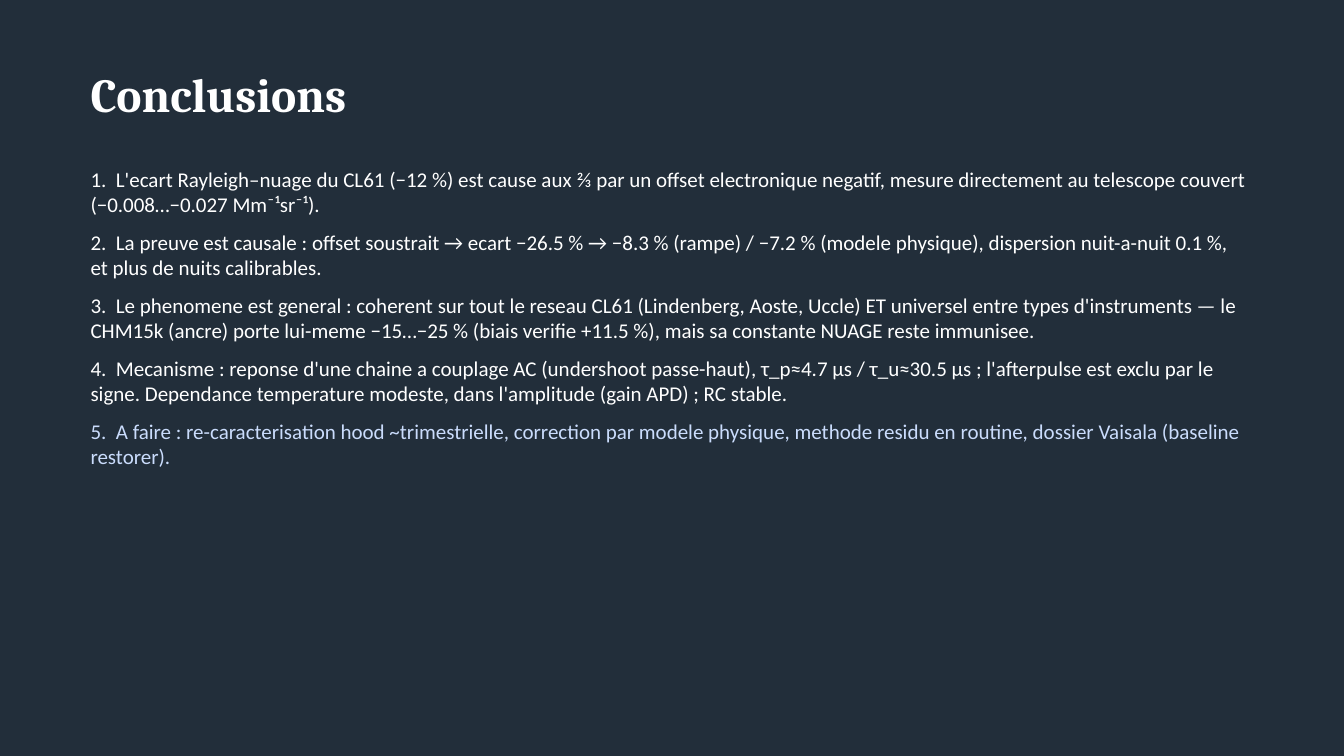
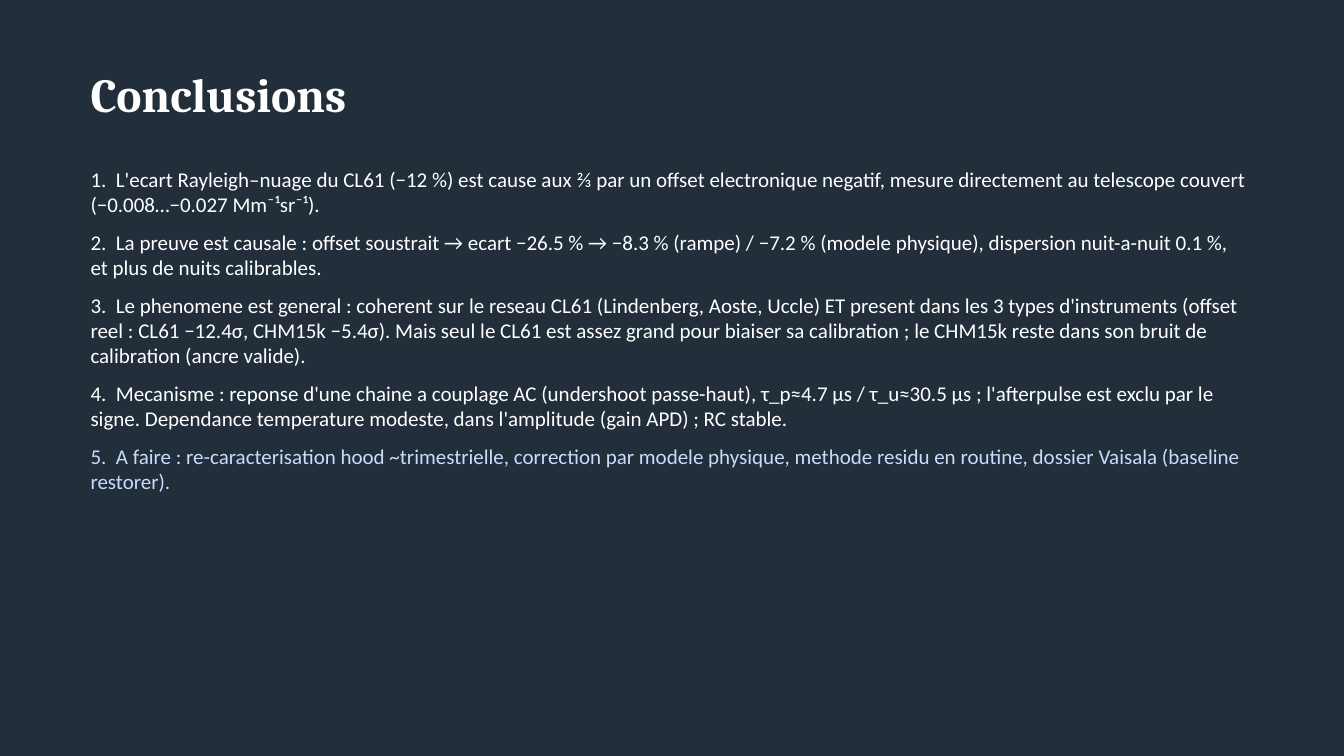
Before and after one commit to MeteoSwiss/ALC_rayleigh_calibration, a slide deck: slide 13 of presentation/CL61_offset_electronique_FR.pptx. Drawn at 1344x756 pixels with LibreOffice and Linux fonts; fonts in the diff are those of the drawing. Boxes give left, top, right and bottom in pixels: in the first picture for what was removed or moved away, otherwise in the second. Text is boxed around its words. In the diff, an @@ line names an element or a change of style, - is before the commit and + after.

```diff
--- a/presentation/CL61_offset_electronique_FR.pptx
+++ b/presentation/CL61_offset_electronique_FR.pptx
@@ text at [91,298,1237,366]: text changed @@
-3. Le phenomene est general : coherent sur tout le reseau CL61 (Lindenberg, Aoste, Uccle) ET universel entre types d'instruments — le CHM15k (ancre) porte lui-meme −15…−25 % (biais verifie +11.5 %), mais sa constante NUAGE reste immunisee.
+3. Le phenomene est general : coherent sur le reseau CL61 (Lindenberg, Aoste, Uccle) ET present dans les 3 types d'instruments (offset reel : CL61 −12.4σ, CHM15k −5.4σ). Mais seul le CL61 est assez grand pour biaiser sa calibration ; le CHM15k reste dans son bruit de calibration (ancre valide).
```
Also in this commit, not shown: 1 other slide changed, 4 other files.
